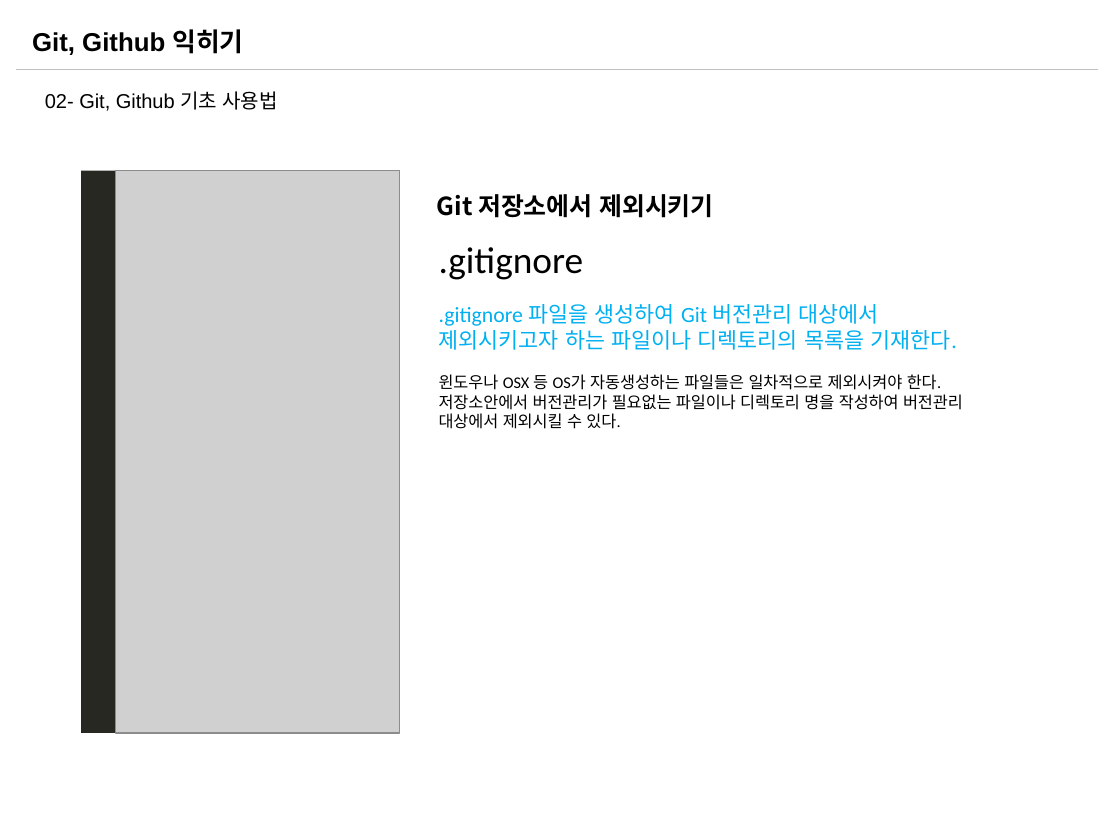
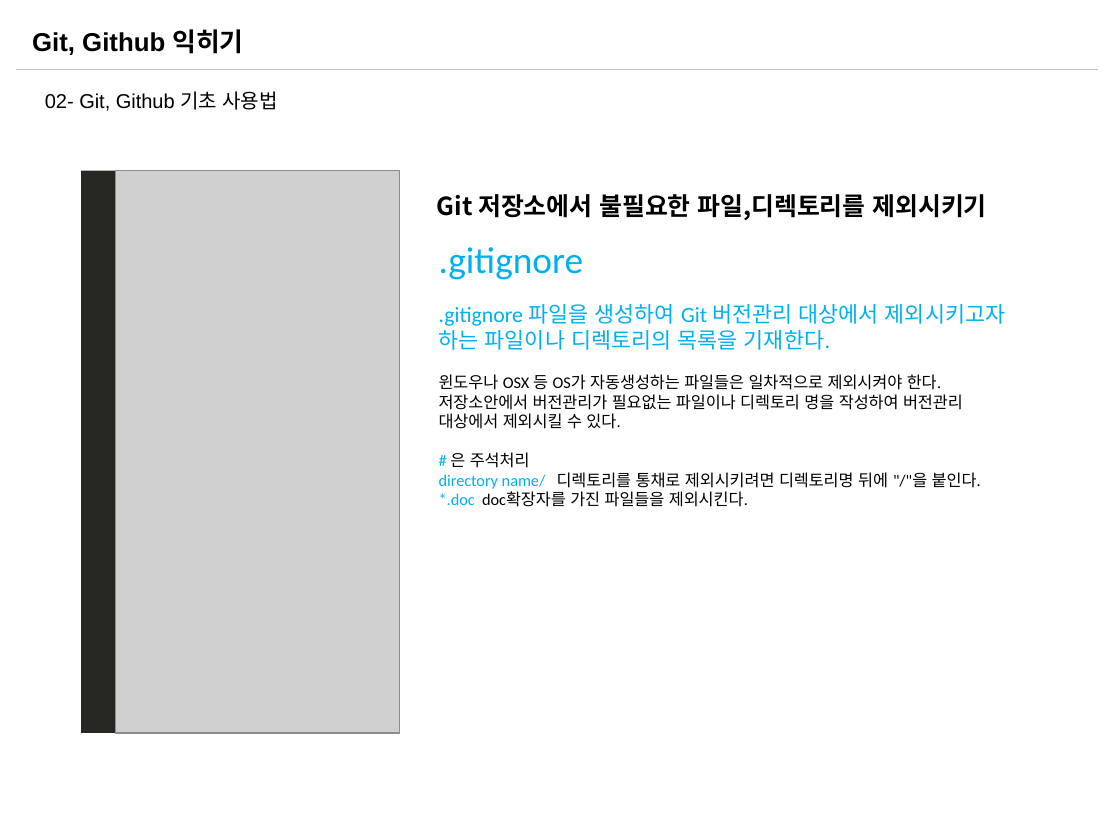
Before and after one commit to sabin21/NodeJS_Workflow_Study, a slide deck: slide 23 of CH00_Git_Github.pptx. Drawn at 1120x840 pixels with LibreOffice and Linux fonts; fonts in the diff are those of the drawing; grey boxes stand for pictures. Boxes give left, top, right and bottom in pixels: in the first picture for what was removed or moved away, otherwise in the second. Text is boxed around its words. In the diff, an @@ line names an element or a change of style, - is before the commit and + after.

```diff
--- a/CH00_Git_Github.pptx
+++ b/CH00_Git_Github.pptx
@@ text at [437,194,987,220]: text changed @@
-Git 저장소에서 제외시키기
+Git 저장소에서 불필요한 파일,디렉토리를 제외시키기
@@ text at [439,247,1005,350]: text colour #000000 to #00B0F0 in ".gitignore" @@
@@ text at [439,452,981,507]: paragraphs added @@
+# 은 주석처리
+directory name/ 디렉토리를 통채로 제외시키려면 디렉토리명 뒤에 "/"을 붙인다.
+*.doc doc확장자를 가진 파일들을 제외시킨다.
```
Also in this commit, not shown: 4 other slides changed, 4 slides added.
